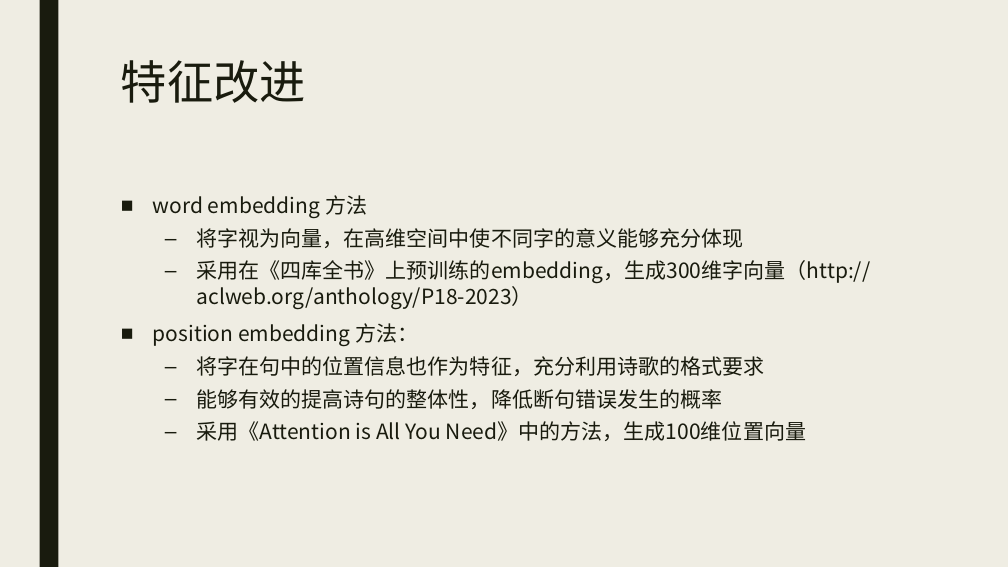
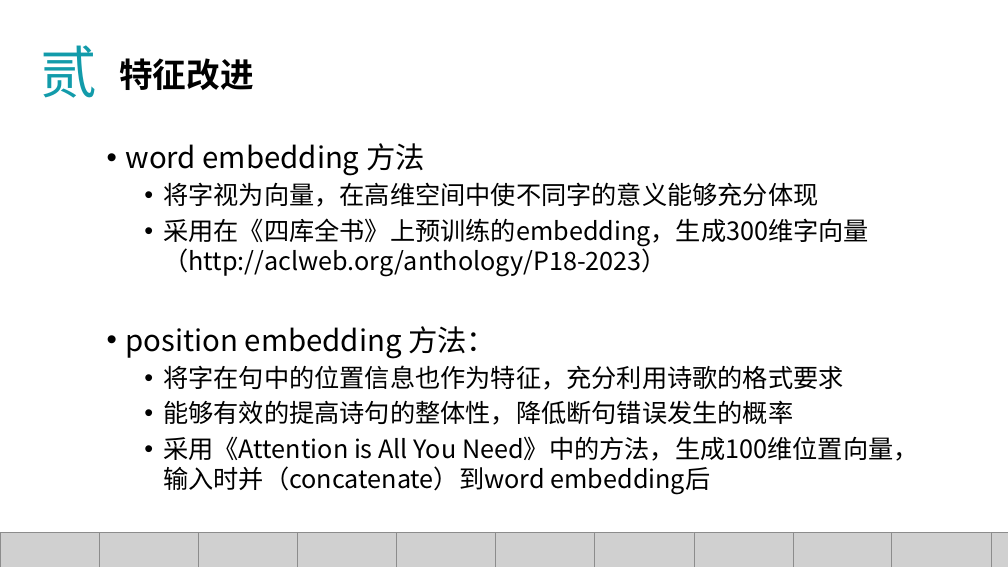
Before and after one commit to Changed-cc/deepstudy, a slide deck: slide 9 of CPG_pre.pptx (slide 6 before the commit). Drawn at 1008x567 pixels with LibreOffice and Linux fonts; fonts in the diff are those of the drawing; grey boxes stand for pictures; background and template pictures are left out. Boxes give left, top, right and bottom in pixels: in the first picture for what was removed or moved away, otherwise in the second. Text is boxed around its words. In the diff, an @@ line names an element or a change of style, - is before the commit and + after.

```diff
--- a/CPG_pre.pptx
+++ b/CPG_pre.pptx
@@ background #EFEDE3 to #FFFFFF @@
@@ rectangle removed at (39,0,58,567) @@
@@ text added at (41,45,98,98), 54 pt, text #129BA9 @@
+贰
@@ text "特征改进" at (119,58,253,90): size 44 to 32 pt, font Noto Sans CJK SC to Noto Sans CJK JP, text colour #191B0E to #000000, bold on; line spacing 0.89 to 1 @@
@@ text "word embedding 方法": place and size @@
-text "word embedding 方法" at (153,195,871,441)
+text "word embedding 方法" at (126,143,919,495)
@@ text at (126,143,869,425): size 20 to 28 pt in "word embedding 方法", "position embedding 方法："; text colour #191B0E to #000000 in "word embedding 方法", "将字视为向量，在高维空间中使不同字的意义能够充分体现", "采用在《四库全书》上预训练的embedding，生成300维字向量（http://aclweb.org/antholog ...", "position embedding 方法：" and 2 more places; size 20 to 24 pt in "将字视为向量，在高维空间中使不同字的意义能够充分体现", "采用在《四库全书》上预训练的embedding，生成300维字向量（http://aclweb.org/antholog ...", "将字在句中的位置信息也作为特征，充分利用诗歌的格式要求", "能够有效的提高诗句的整体性，降低断句错误发生的概率"; bullet ■ to •; less space between paragraphs; bullet – to • @@
@@ text at (163,436,919,495): text changed; size 20 to 24 pt; text colour #191B0E to #000000 @@
-  – 采用《Attention is All You Need》中的方法，生成100维位置向量
+  • 采用《Attention is All You Need》中的方法，生成100维位置向量，输入时并（concatenate）到word embedding后
@@ group added at (0,532,1008,567): 11 pictures @@
```
Also in this commit, not shown: 6 other slides changed, 7 slides added, 2 slides removed, 1 other file.
